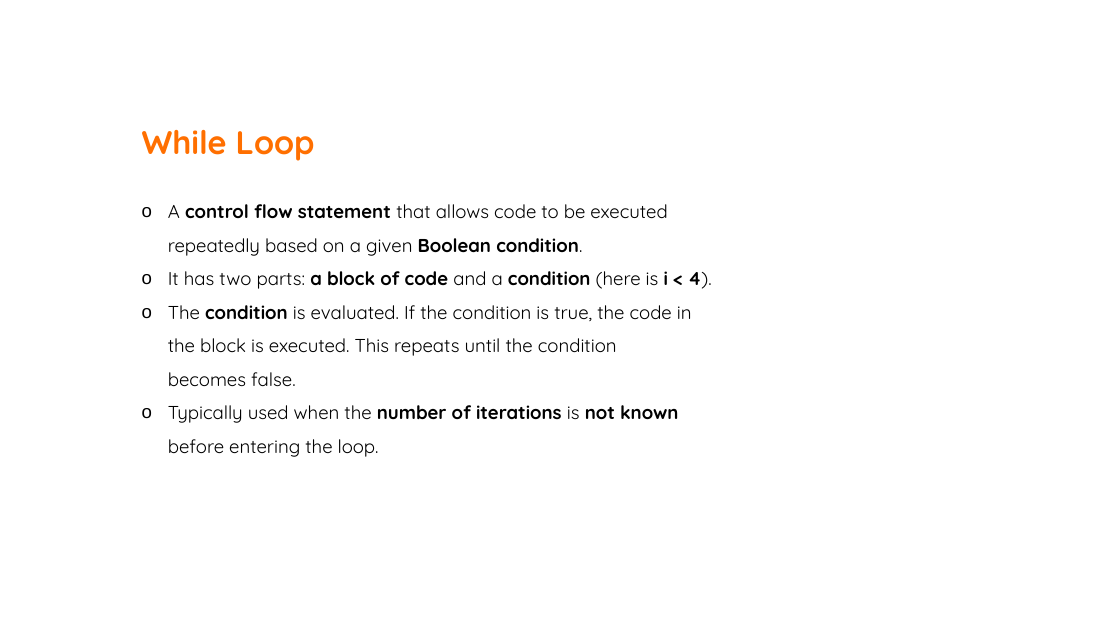
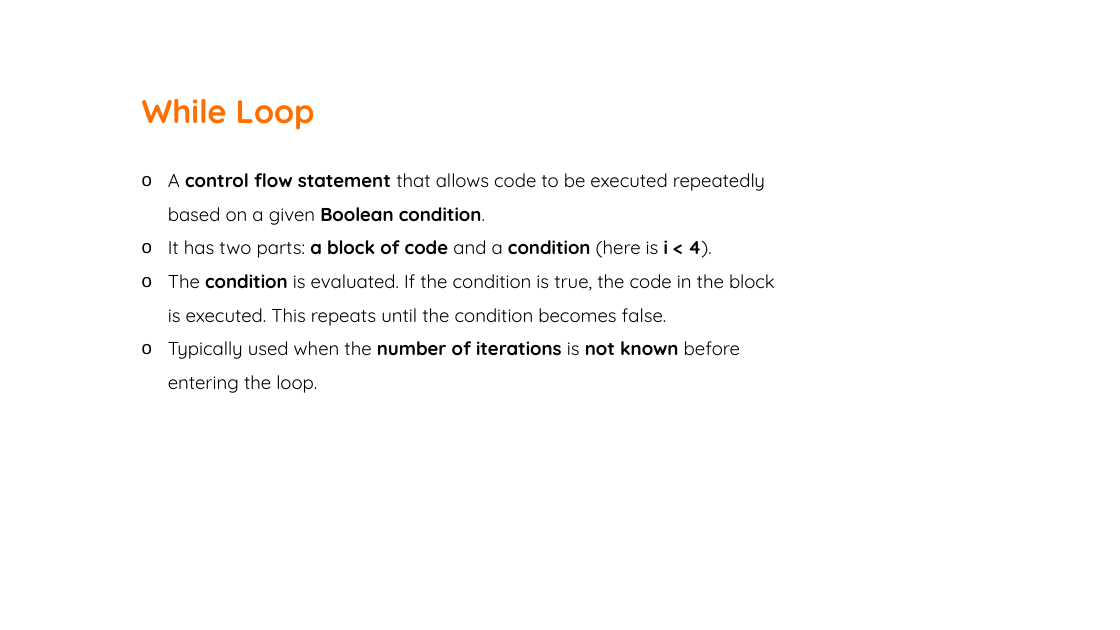
Before and after one commit to team10nb/PublicFiles, a slide deck: slide 2 of Design/loop.pptx. Drawn at 1120x630 pixels with LibreOffice and Linux fonts; fonts in the diff are those of the drawing. Boxes give left, top, right and bottom in pixels: in the first picture for what was removed or moved away, otherwise in the second. Text is boxed around its words. In the diff, an @@ line names an element or a change of style, - is before the commit and + after.

```diff
--- a/Design/loop.pptx
+++ b/Design/loop.pptx
@@ text "While Loop" rewrapped from bbox=[142, 130, 712, 457] to bbox=[142, 99, 775, 393] @@
```
Also in this commit, not shown: 1 other slide changed.
